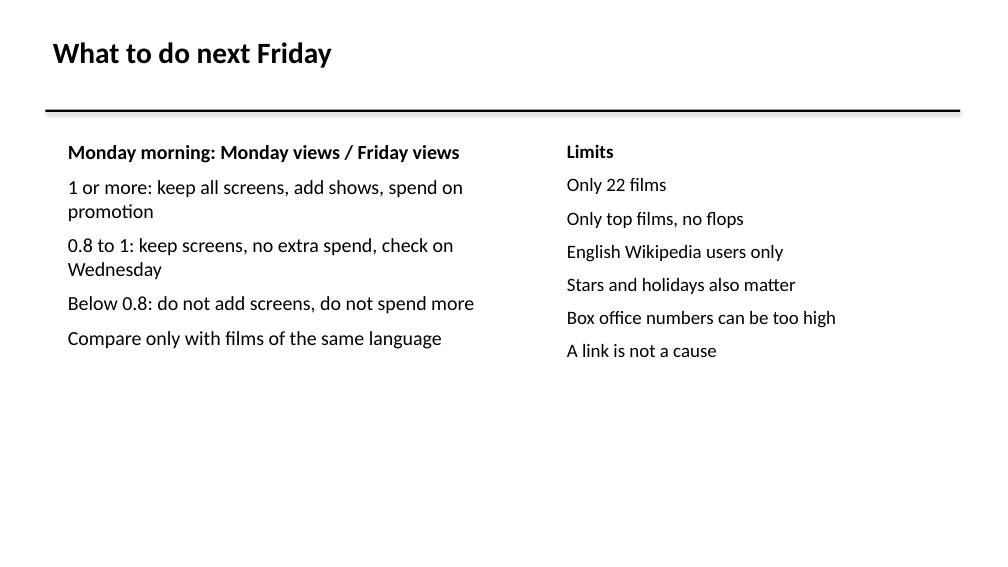
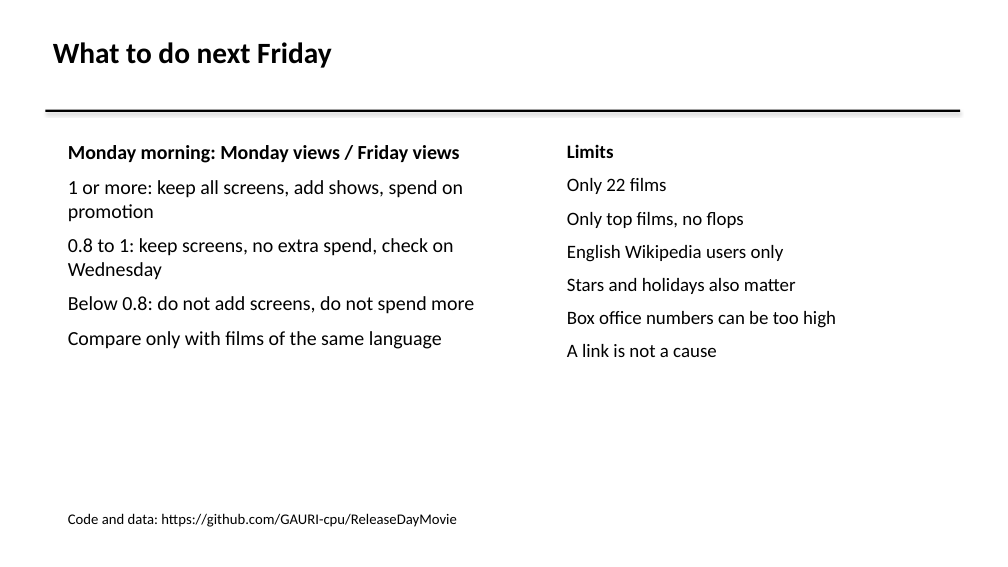
Before and after one commit to GAURI-cpu/ReleaseDayMovie, a slide deck: slide 10 of report/Release Day Radar Slides.pptx. Drawn at 1008x567 pixels with LibreOffice and Linux fonts; fonts in the diff are those of the drawing. Boxes give left, top, right and bottom in pixels: in the first picture for what was removed or moved away, otherwise in the second. Text is boxed around its words. In the diff, an @@ line names an element or a change of style, - is before the commit and + after.

```diff
--- a/report/Release Day Radar Slides.pptx
+++ b/report/Release Day Radar Slides.pptx
@@ text added at (68,513,457,527), 14 pt, text #000000 @@
+Code and data: https://github.com/GAURI-cpu/ReleaseDayMovie
```
Also in this commit, not shown: 1 other slide changed, 2 other files.
